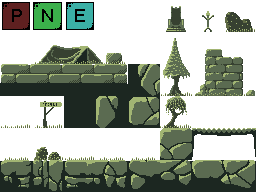
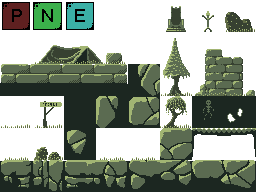
Comparing the layer stacks of the two 256 × 192 images. Changes:
painted on "Control Objects" over <box>64,96,256,160</box>
